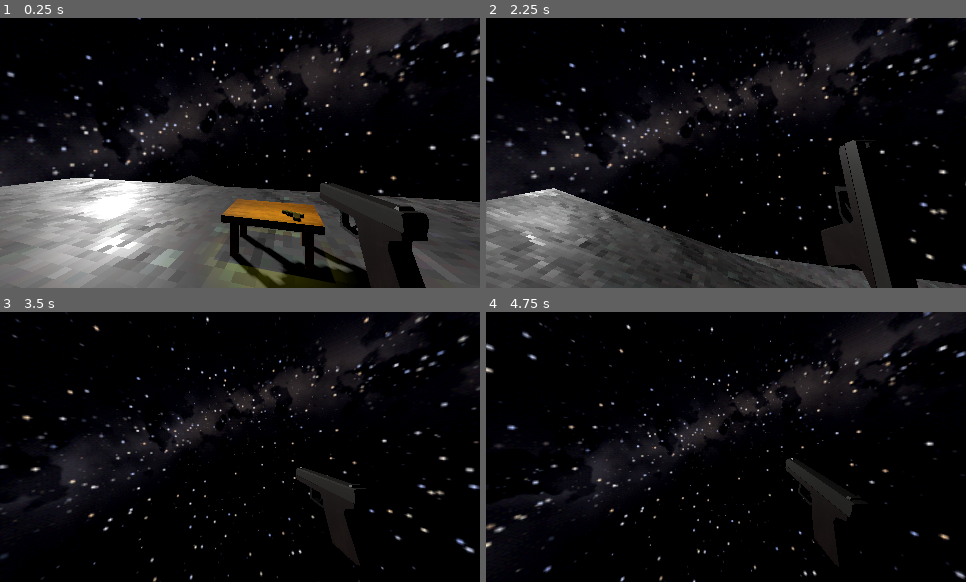
Above: before the commit, frames 1-4 (two rows, left to right).
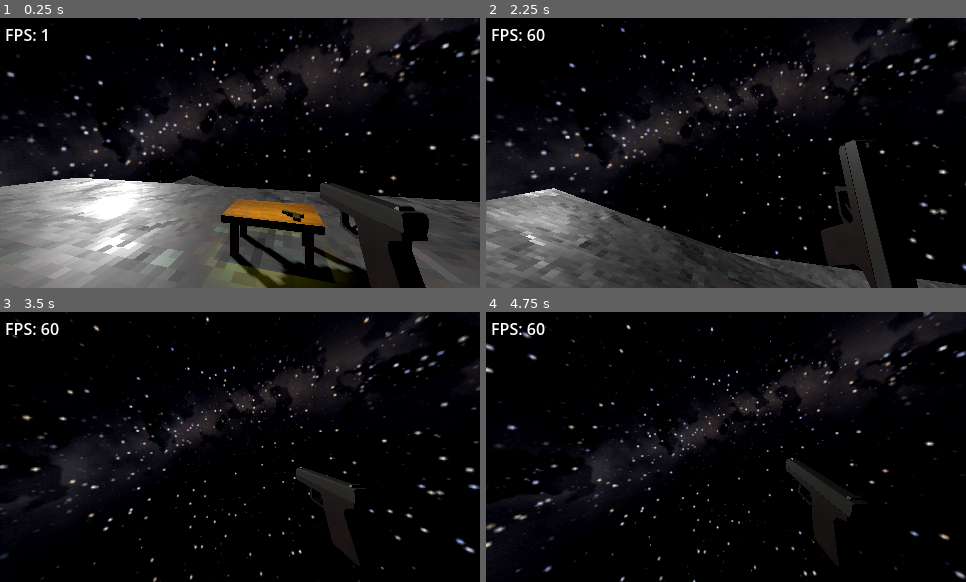
Above: after the commit, the same moments.

Repository: TheM0RSE/GameOff2026
Game: Godot game, scene res://Scenes/Main.tscn
Same seed, same stepped clock (60 frames per second), same inputs: the game is played once before the commit and once after it.
Inputs (mouse positions are in pixels of both pictures, inside the frame that each line leads up to):
- Up to frame 1 (0.25 s): no input
- Up to frame 2 (2.25 s): move the mouse to (750, 153) at 0.52 s; hold W (up) from 0.53 s (still down); tap Shift (Dash) at 0.6 s; tap Space (jump) at 0.77, 1.52 s; move the mouse to (702, 153) at 1.27 s; tap Ctrl (Slide) at 1.35 s; move the mouse to (735, 147) at 2.02 s; click (735, 147) at 2.1 s
- Up to frame 3 (3.5 s): keep holding W (up); move the mouse to (235, 452) at 2.77 s; tap Shift (Dash) at 2.85 s; tap Space (jump) at 3.02 s
- Up to frame 4 (4.75 s): keep holding W (up); move the mouse to (764, 449) at 3.52 s; hold Ctrl (Slide) 3.53-4.28 s; tap Space (jump) at 3.77, 4.52 s; tap Enter at 4.25 s; move the mouse to (687, 444) at 4.27 s; click (687, 444) at 4.35 s

The runs differ from the first frame. In frame 1, 0.2% of the frame differs, in the area x 1-10%, y 4-9%; in frame 2, 0.2%, in the area x 1-13%, y 4-9%; in frame 3, 0.2%; in frame 4, 0.2%.

Commit message:
Added fps counter, test.

Diff:
--- a/Scenes/Main.tscn
+++ b/Scenes/Main.tscn
@@ -8,6 +8,7 @@
 [ext_resource type="PackedScene" uid="uid://dulq0ckibflvo" path="res://Entities/WorkerRobot/WorkerRobot.tscn" id="7_50glp"]
 [ext_resource type="PackedScene" uid="uid://x8lmalqrs4c6" path="res://Entities/HipHopDancer/hip_hop_dancing.tscn" id="7_jw32o"]
 [ext_resource type="Script" uid="uid://yrluxyy2xw4n" path="res://Scenes/game_manager.gd" id="8_50glp"]
+[ext_resource type="Script" uid="uid://b7j8oinw4ygei" path="res://Scenes/fps.gd" id="9_vy5pj"]
 
 [sub_resource type="PanoramaSkyMaterial" id="PanoramaSkyMaterial_v1gob"]
 panorama = ExtResource("1_pbw6q")
@@ -109,3 +110,14 @@
 
 [node name="GameManager" type="Node3D" parent="." unique_id=1375902964]
 script = ExtResource("8_50glp")
+
+[node name="CanvasLayer" type="CanvasLayer" parent="." unique_id=786350411]
+
+[node name="FPS" type="Label" parent="CanvasLayer" unique_id=2079685056]
+texture_filter = 1
+offset_left = 5.0
+offset_top = 5.0
+offset_right = 45.0
+offset_bottom = 28.0
+size_flags_horizontal = 4
+script = ExtResource("9_vy5pj")
--- /dev/null
+++ b/Scenes/fps.gd
@@ -0,0 +1,5 @@
+extends Label
+
+# Called every frame. 'delta' is the elapsed time since the previous frame.
+func _process(delta: float) -> void:
+	text = "FPS: %d" % Engine.get_frames_per_second()
--- a/Scenes/game_manager.gd
+++ b/Scenes/game_manager.gd
@@ -2,6 +2,7 @@
 
 # Called every frame. 'delta' is the elapsed time since the previous frame.
 func _process(delta: float) -> void:
+
 	if Input.is_action_just_pressed("reset"):
 		get_tree().reload_current_scene()
 
Not shown, added: Scenes/fps.gd.uid
